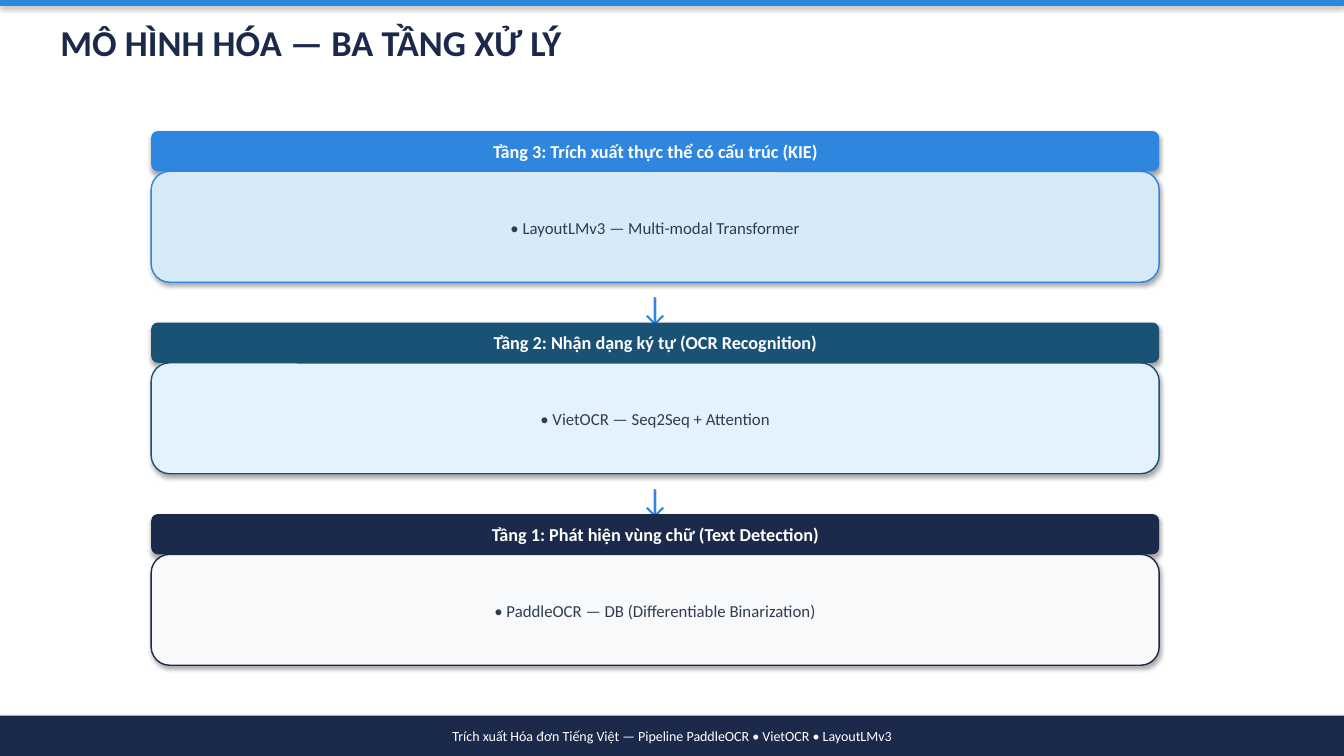
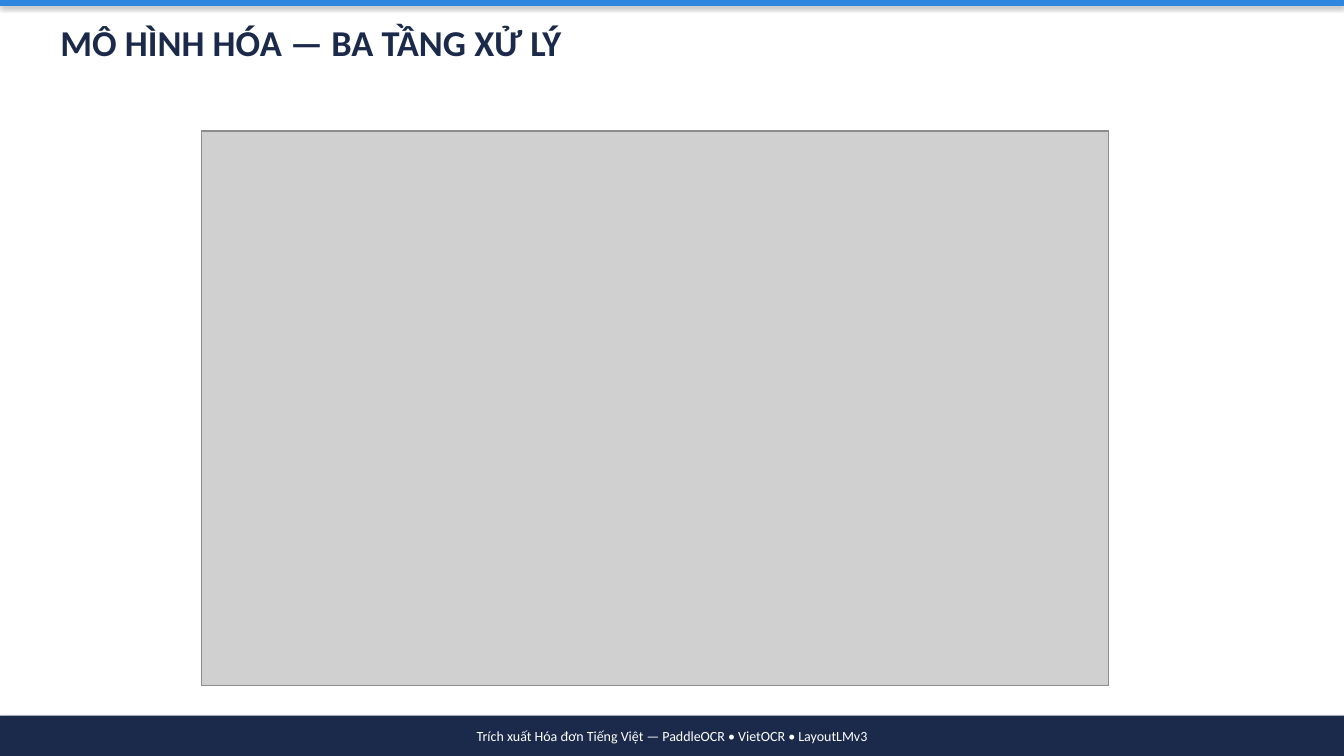
Before and after one commit to simasangggg/smartvn-report, a slide deck: slide 5 of slides/OCR-Presentation.pptx (slide 7 before the commit). Drawn at 1344x756 pixels with LibreOffice and Linux fonts; fonts in the diff are those of the drawing; grey boxes stand for pictures. Boxes give left, top, right and bottom in pixels: in the first picture for what was removed or moved away, otherwise in the second. Text is boxed around its words. In the diff, an @@ line names an element or a change of style, - is before the commit and + after.

Commit message:
refactor: OCR PPTX 21 slides với hình minh họa
- Giảm 29 → 21 slides (bỏ section dividers)
- Thêm 5 hình minh họa: Pipeline, Three-tiers, DB algorithm, VietOCR attention, LayoutLMv3
- Nội dung đầy đủ 8 phần như file PDF gốc

```diff
--- a/slides/OCR-Presentation.pptx
+++ b/slides/OCR-Presentation.pptx
@@ rounded rectangle removed at [151,131,1159,171] @@
-Tầng 3: Trích xuất thực thể có cấu trúc (KIE)
@@ picture added at [202,131,1109,686] @@
@@ rounded rectangle removed at [151,171,1159,282] @@
-• LayoutLMv3 — Multi-modal Transformer
@@ text removed at [605,282,706,333] @@
-↓
@@ rounded rectangle removed at [151,323,1159,363] @@
-Tầng 2: Nhận dạng ký tự (OCR Recognition)
@@ rounded rectangle removed at [151,363,1159,474] @@
-• VietOCR — Seq2Seq + Attention
@@ text removed at [605,474,706,524] @@
-↓
@@ rounded rectangle removed at [151,514,1159,555] @@
-Tầng 1: Phát hiện vùng chữ (Text Detection)
@@ rounded rectangle removed at [151,555,1159,665] @@
-• PaddleOCR — DB (Differentiable Binarization)
@@ text in rectangle at [477,730,867,744]: text changed @@
-Trích xuất Hóa đơn Tiếng Việt — Pipeline PaddleOCR • VietOCR • LayoutLMv3
+Trích xuất Hóa đơn Tiếng Việt — PaddleOCR • VietOCR • LayoutLMv3
```
Also in this commit, not shown: 20 other slides changed, 8 slides removed, 6 other files.
